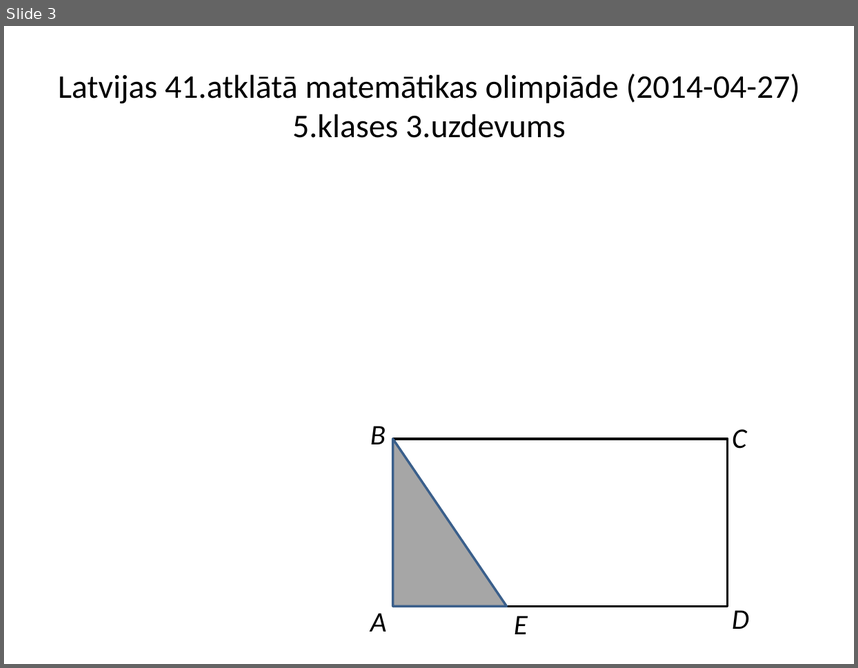
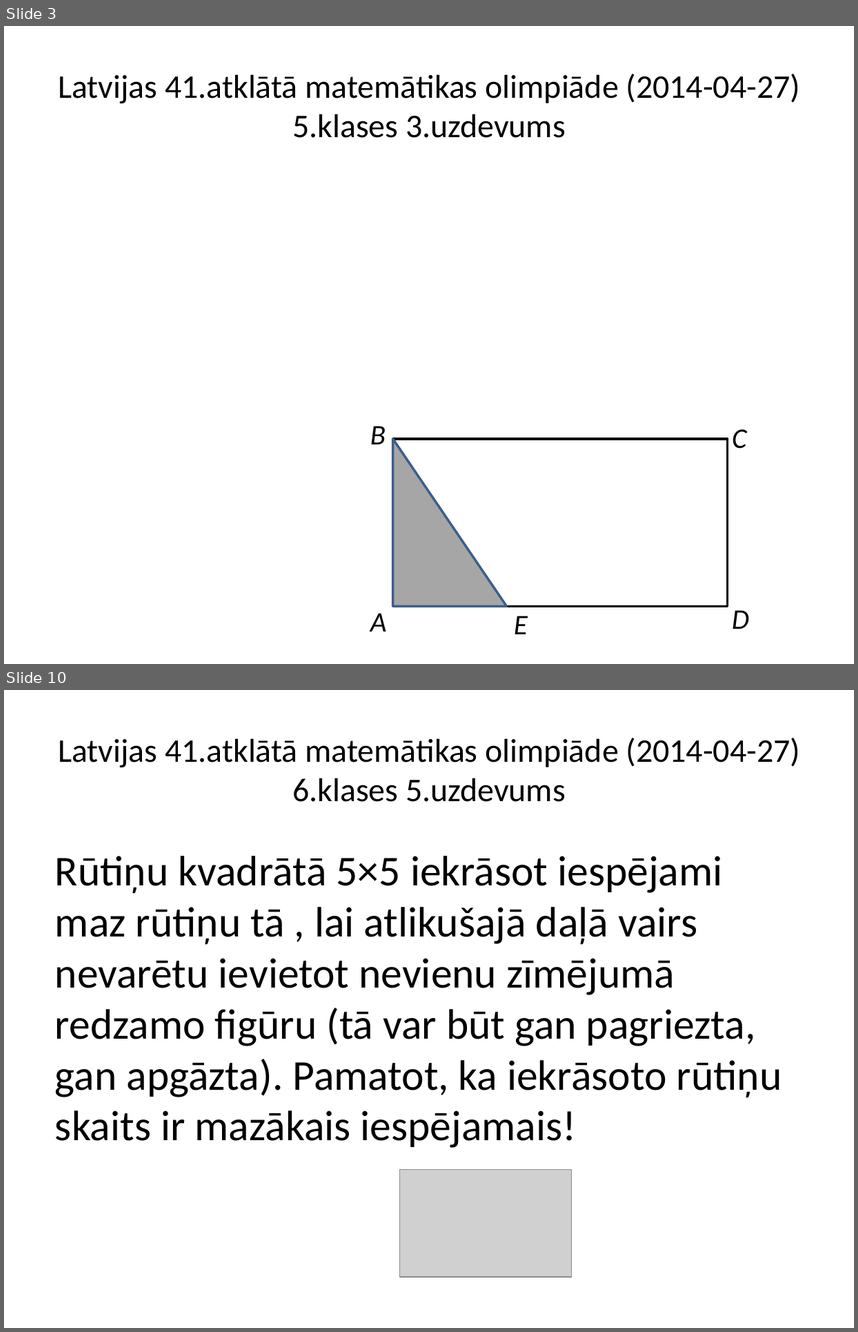
Before and after one commit to liliyang146/visualization, a slide deck: AMO41-2014/amo41-2014-lv.pptx. Shown one above the other, each under a label of ours: slide 3 before the commit, slides 3 and 10 after it; the slides between them are not shown. The pictures are 858x668 and 858x1332 pixels, drawn with LibreOffice and Linux fonts; fonts in the diff are those of the drawing; grey boxes stand for pictures. Boxes give left, top, right and bottom in pixels: in the first picture for what was removed or moved away, otherwise in the second. Text is boxed around its words. In the diff, an @@ line names an element or a change of style, - is before the commit and + after.

```diff
--- a/AMO41-2014/amo41-2014-lv.pptx
+++ b/AMO41-2014/amo41-2014-lv.pptx
@@ slide 10 added at (4, 690, 854, 1328), background #FFFFFF @@
@@ title added at (58, 738, 800, 802), 28 pt, text #000000 @@
+Latvijas 41.atklātā matemātikas olimpiāde (2014-04-27)
+6.klases 5.uzdevums
@@ text added at (55, 856, 782, 1147), 36 pt, text #000000 @@
+Rūtiņu kvadrātā 5×5 iekrāsot iespējami maz rūtiņu tā , lai atlikušajā daļā vairs nevarētu ievietot nevienu zīmējumā redzamo figūru (tā var būt gan pagriezta, gan apgāzta). Pamatot, ka iekrāsoto rūtiņu skaits ir mazākais iespējamais!
@@ picture added at (400, 1170, 572, 1276) @@
```
Also in this commit, not shown: 2 slides changed, 34 other slides added, 12 other files.
